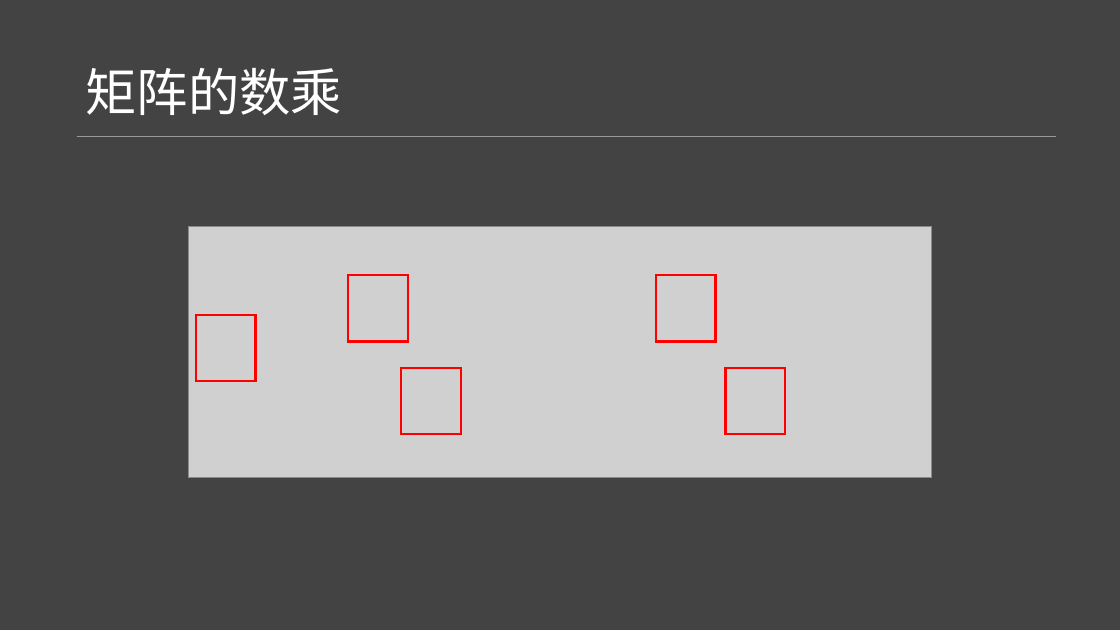
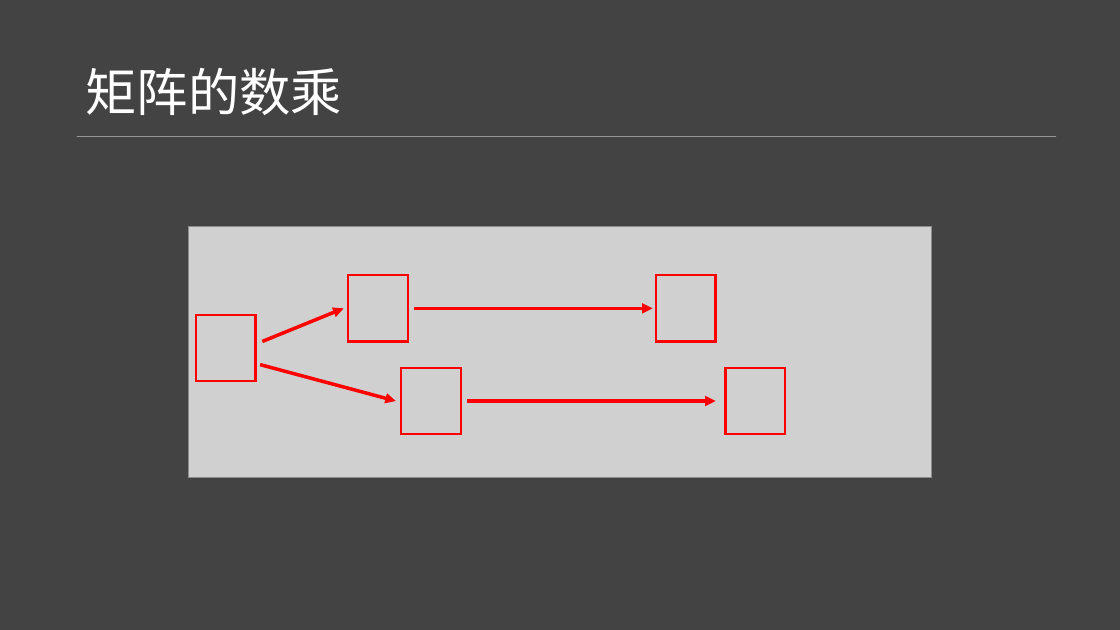
Before and after one commit to niuyi/AITest, a slide deck: slide 11 of docs/numpy与矩阵初步.pptx. Drawn at 1120x630 pixels with LibreOffice and Linux fonts; fonts in the diff are those of the drawing; grey boxes stand for pictures. Boxes give left, top, right and bottom in pixels: in the first picture for what was removed or moved away, otherwise in the second. Text is boxed around its words. In the diff, an @@ line names an element or a change of style, - is before the commit and + after.

Commit message:
fix ppt

```diff
--- a/docs/numpy与矩阵初步.pptx
+++ b/docs/numpy与矩阵初步.pptx
@@ arrow added from (262, 341) to (344, 308), #FF0000 3 pt @@
@@ arrow added from (414, 308) to (653, 308), #FF0000 3 pt @@
@@ arrow added from (260, 365) to (396, 401), #FF0000 3 pt @@
@@ arrow added from (467, 401) to (716, 401), #FF0000 3 pt @@
```
Also in this commit, not shown: 1 other slide changed.
